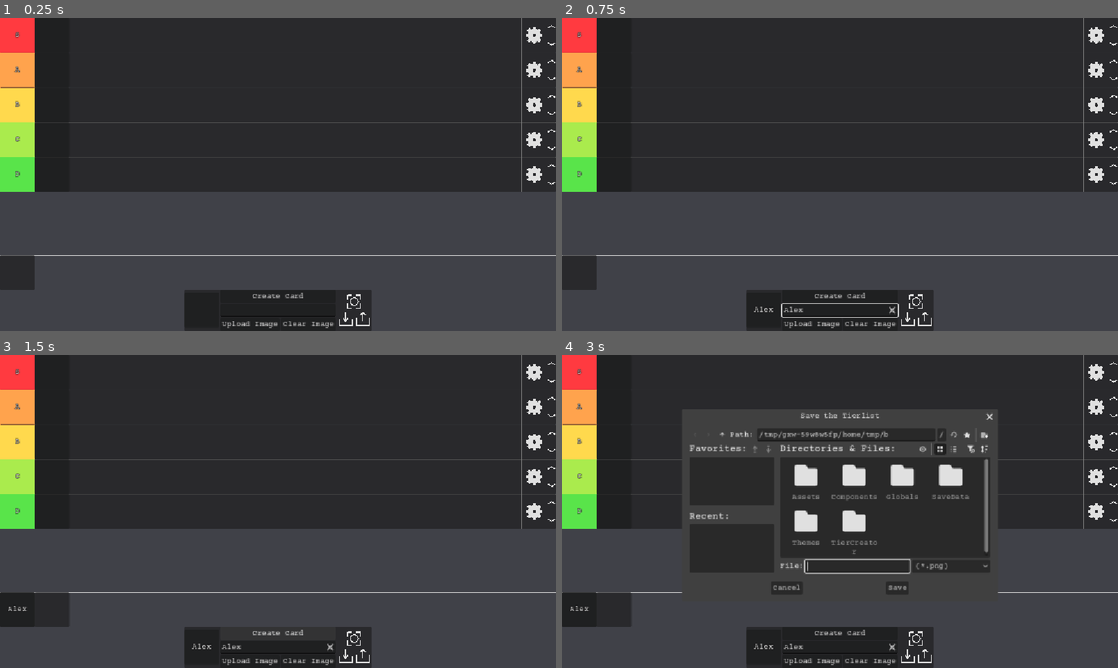
Above: before the commit, frames 1-4 (two rows, left to right).
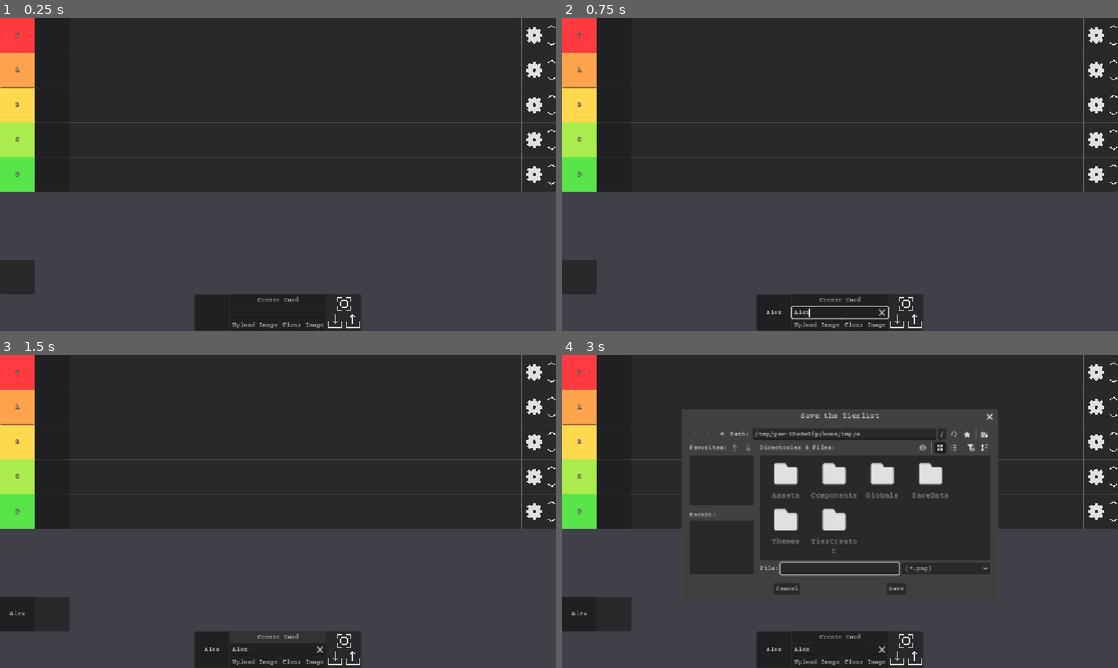
Above: after the commit, the same moments.

Repository: White-Dove-Gamedev/Tier-Creator
Game: Godot game, scene res://TierCreator/tier_creator.tscn
The game is run twice, just before and just after one commit, with the same random seed, the same clock (stepped at 60 frames per second) and the same inputs.
Inputs (mouse positions are in pixels of both pictures, inside the frame that each line leads up to; where the layout moved, square brackets give the same spot in the first picture):
- Up to frame 1 (0.25 s): no input
- Up to frame 2 (0.75 s): click (840, 309) at 0.52 s; type "Alex" at 0.6 s
- Up to frame 3 (1.5 s): click "Create Card" at 1.25 s
- Up to frame 4 (3 s): click "Clear Image" at 2 s; click (906, 639) [917, 639] at 2.75 s

The runs differ from the first frame. In frame 1, 1.8% of the frame differs, in the area x 0-100%, y 4-100%; in frame 2, 2.2%; in frame 3, 1.8%; in frame 4, 7.5%.

Commit message:
Update project.godot

Diff:
--- a/project.godot
+++ b/project.godot
@@ -27,11 +27,13 @@
 "res://Components/": "gray",
 "res://Globals/": "gray",
 "res://SaveData/": "gray",
+"res://Themes/": "blue",
 "res://TierCreator/": "green"
 }
 
 [gui]
 
+theme/custom="uid://bkj7oet21dmr7"
 theme/custom_font="uid://coq85tu3n33dg"
 
 [input]
